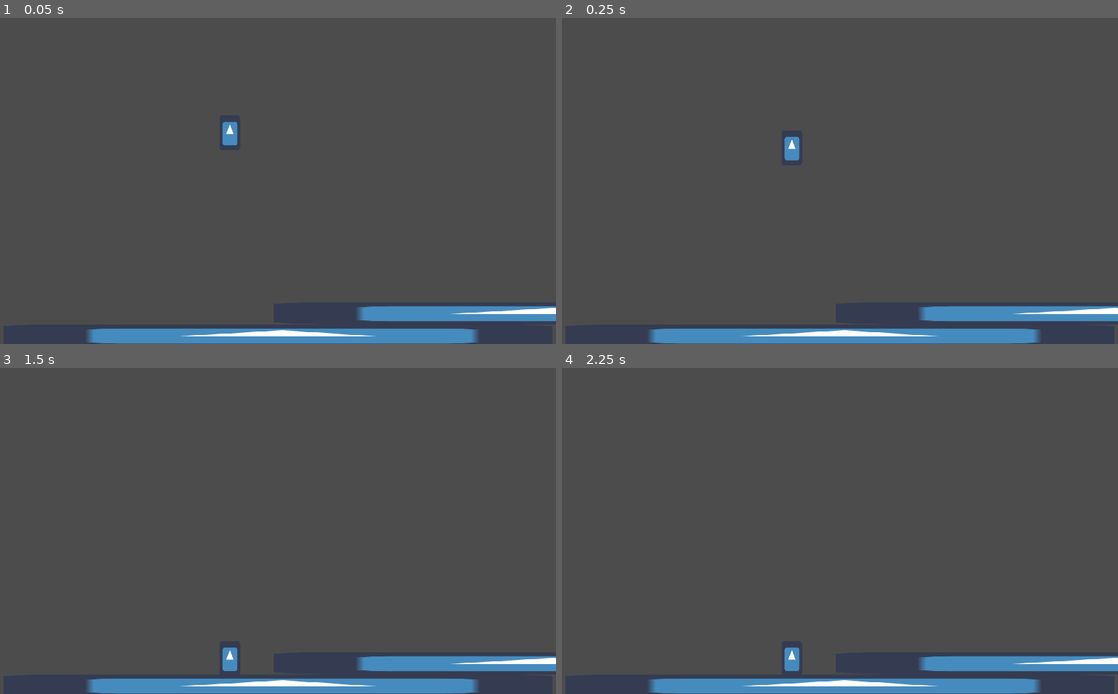
Above: before the commit, frames 1-4 (two rows, left to right).
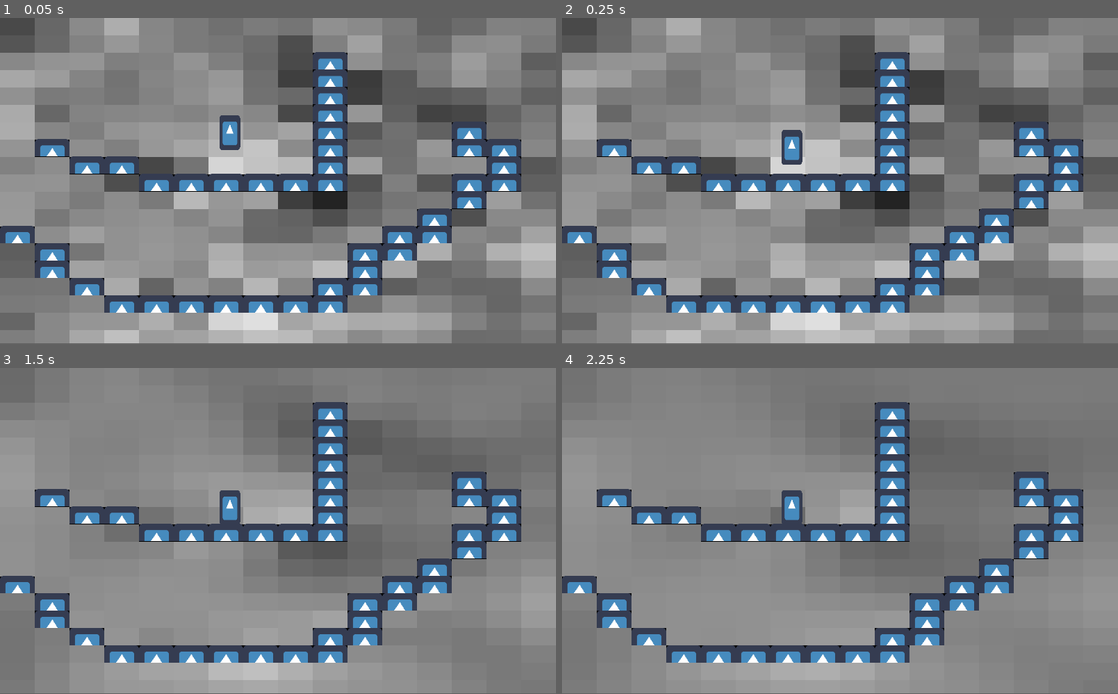
Above: after the commit, the same moments.

Repository: Pandaqi/The-Holy-Treenity
Game: Godot game, scene res://Main.tscn
Same seed, same stepped clock (60 frames per second), same inputs: the game is played once before the commit and once after it. The engine's default icon, where the game draws it, is replaced by a stand-in: a white triangle on a blue panel in a dark square.
Inputs:
- Up to frame 1 (0.05 s): no input
- Up to frame 2 (0.25 s): no input
- Up to frame 3 (1.5 s): no input
- Up to frame 4 (2.25 s): tap Enter at 2 s
In our replay, the window is 800x469 before the commit and 800x468 after it. These sizes can differ from the game's own. Grey fills any space a smaller window leaves; there, only what the larger window draws over its background counts as a difference.

The runs differ from the first frame. In frame 1, 80% of the frame differs, in the area x 0-100%, y 0-100%; in frame 2, 80%; in frame 3, 88%; in frame 4, 91%.

Commit message:
Cellular automata (multi-thread), tilemap, better trees
Added cellular automata: currently only tracks oxygen levels, but should be easy to extend to e.g. heat

Displays it as a sprite on the background.

Added tilemap and made player function with it.

Also, trees grow when you shoot them, and their collision testing is (mostly) how I want it.

Diff:
--- a/Bullets/Tree.tscn
+++ b/Bullets/Tree.tscn
@@ -6,16 +6,18 @@
 [sub_resource type="RectangleShape2D" id=1]
 extents = Vector2( 5, 2.5 )
 
-[node name="Tree" type="RigidBody2D"]
+[node name="Tree" type="RigidBody2D" groups=[
+"OxygenGivers",
+]]
 collision_layer = 3
 collision_mask = 3
-continuous_cd = 1
+continuous_cd = 2
 contacts_reported = 1
 contact_monitor = true
 script = ExtResource( 1 )
 
 [node name="Sprite" type="Sprite" parent="."]
-scale = Vector2( 1.24526, 0.613409 )
+scale = Vector2( 0.15, 0.075 )
 texture = ExtResource( 2 )
 
 [node name="CollisionShape2D" type="CollisionShape2D" parent="."]
--- /dev/null
+++ b/CellularAutomataThread.tscn
@@ -0,0 +1,6 @@
+[gd_scene load_steps=2 format=2]
+
+[ext_resource path="res://Scripts/CellularAutomataThread.gd" type="Script" id=1]
+
+[node name="Semaphore" type="Node"]
+script = ExtResource( 1 )
--- a/Main.tscn
+++ b/Main.tscn
@@ -1,59 +1,88 @@
-[gd_scene load_steps=7 format=2]
+[gd_scene load_steps=11 format=2]
 
-[ext_resource path="res://icon.png" type="Texture" id=1]
-[ext_resource path="res://Scripts/Player.gd" type="Script" id=2]
+[ext_resource path="res://Scripts/CellularAutomata.gd" type="Script" id=1]
+[ext_resource path="res://CellularAutomataThread.tscn" type="PackedScene" id=2]
+[ext_resource path="res://Tileset-Modified.tres" type="TileSet" id=3]
+[ext_resource path="res://Scripts/Player.gd" type="Script" id=4]
+[ext_resource path="res://icon.png" type="Texture" id=5]
 
-[sub_resource type="RectangleShape2D" id=1]
-extents = Vector2( 500, 20 )
+[sub_resource type="Shader" id=5]
+code = "shader_type canvas_item;
 
-[sub_resource type="PhysicsMaterial" id=4]
+uniform sampler2D grid_tex;
+
+void fragment() {
+	// convert UV coordinates to screen
+	// this is in PIXELS
+	vec2 uv_to_screen = vec2( UV.x * 1024.0, UV.y * 600.0);
+
+	// now convert these back to tilemap coordinates
+	// this is in INDICES
+	vec2 screen_to_map = vec2( floor(uv_to_screen.x / 64.0), floor(uv_to_screen.y / 32.0) );
+
+	// and convert this back to a UV => divide by total pixel size of texture
+	// (add 0.5 to be in the center of the pixel we want; if we don't do this, we pick the value at the edge, which will lead to unpredictable resutls)
+	vec2 pixel_size = 1.0 / vec2(textureSize(grid_tex, 0));
+	vec2 map_to_uv = vec2( (screen_to_map.x + 0.5) * pixel_size.x, (screen_to_map.y + 0.5) * pixel_size.y);
+
+	// set color based on cellular automaton texture
+	COLOR = texture(grid_tex, map_to_uv);
+}"
+
+[sub_resource type="ShaderMaterial" id=6]
+shader = SubResource( 5 )
+
+[sub_resource type="PhysicsMaterial" id=2]
 friction = 0.0
 
-[sub_resource type="CapsuleShape2D" id=5]
+[sub_resource type="CapsuleShape2D" id=3]
 radius = 20.0
 
-[sub_resource type="RectangleShape2D" id=3]
+[sub_resource type="RectangleShape2D" id=4]
 extents = Vector2( 15, 5 )
 
 [node name="Node2D" type="Node2D"]
 
-[node name="StaticBody2D" type="StaticBody2D" parent="."]
-position = Vector2( 512.329, 584.406 )
+[node name="CanvasLayer" type="CanvasLayer" parent="."]
+layer = -1
+
+[node name="Control" type="Control" parent="CanvasLayer"]
+anchor_right = 1.0
+anchor_bottom = 1.0
+
+[node name="ColorRect" type="ColorRect" parent="CanvasLayer/Control"]
+material = SubResource( 6 )
+anchor_right = 1.0
+anchor_bottom = 1.0
+script = ExtResource( 1 )
+
+[node name="Semaphore" parent="CanvasLayer/Control/ColorRect" instance=ExtResource( 2 )]
+
+[node name="TileMap" type="TileMap" parent="."]
+position = Vector2( 0, -1 )
+tile_set = ExtResource( 3 )
+cell_size = Vector2( 64, 32 )
 collision_layer = 3
 collision_mask = 3
+format = 1
+tile_data = PoolIntArray( 131081, 0, 0, 196617, 0, 0, 262153, 0, 0, 327689, 0, 0, 393225, 0, 0, 393229, 0, 0, 458753, 0, 0, 458761, 0, 0, 458765, 0, 0, 458766, 0, 0, 524290, 0, 0, 524291, 0, 0, 524297, 0, 0, 524302, 0, 0, 589828, 0, 0, 589829, 0, 0, 589830, 0, 0, 589831, 0, 0, 589832, 0, 0, 589833, 0, 0, 589837, 0, 0, 589838, 0, 0, 655373, 0, 0, 720908, 0, 0, 786432, 0, 0, 786443, 0, 0, 786444, 0, 0, 851969, 0, 0, 851978, 0, 0, 851979, 0, 0, 917505, 0, 0, 917514, 0, 0, 983042, 0, 0, 983049, 0, 0, 983050, 0, 0, 1048579, 0, 0, 1048580, 0, 0, 1048581, 0, 0, 1048582, 0, 0, 1048583, 0, 0, 1048584, 0, 0, 1048585, 0, 0 )
 
-[node name="Sprite" type="Sprite" parent="StaticBody2D"]
-scale = Vector2( 15.8, 0.646357 )
-texture = ExtResource( 1 )
-
-[node name="CollisionShape2D" type="CollisionShape2D" parent="StaticBody2D"]
-shape = SubResource( 1 )
-
-[node name="StaticBody2D2" type="StaticBody2D" parent="."]
-position = Vector2( 1010.22, 543.353 )
-collision_layer = 3
-collision_mask = 3
-
-[node name="Sprite" type="Sprite" parent="StaticBody2D2"]
-scale = Vector2( 15.8, 0.646357 )
-texture = ExtResource( 1 )
-
-[node name="CollisionShape2D" type="CollisionShape2D" parent="StaticBody2D2"]
-shape = SubResource( 1 )
-
-[node name="Player" type="RigidBody2D" parent="."]
+[node name="Player" type="RigidBody2D" parent="." groups=[
+"OxygenTakers",
+"Players",
+]]
 position = Vector2( 423.269, 210.526 )
 mode = 2
-physics_material_override = SubResource( 4 )
+physics_material_override = SubResource( 2 )
 gravity_scale = 10.0
-script = ExtResource( 2 )
+script = ExtResource( 4 )
 
 [node name="Sprite" type="Sprite" parent="Player"]
 scale = Vector2( 0.6, 1 )
-texture = ExtResource( 1 )
+texture = ExtResource( 5 )
 
 [node name="CollisionShape2D" type="CollisionShape2D" parent="Player"]
-shape = SubResource( 5 )
+shape = SubResource( 3 )
 
 [node name="Area2D" type="Area2D" parent="Player"]
 position = Vector2( 0, 35 )
--- /dev/null
+++ b/Scripts/CellularAutomata.gd
@@ -0,0 +1,56 @@
+extends Node
+
+var generation_timer
+
+onready var tilemap = get_node("/root/Node2D/TileMap")
+
+func _ready():
+	# Initialize timer
+	generation_timer = Timer.new()
+	add_child(generation_timer)
+
+	generation_timer.connect("timeout",self,"new_generation")
+	generation_timer.set_one_shot(false)
+	generation_timer.set_wait_time(0.5)
+	generation_timer.start()
+
+func new_generation():
+	# players add pressure, for now
+	var impulses = []
+	for obj in get_tree().get_nodes_in_group("OxygenGivers"):
+		impulses.append( [tilemap.world_to_map(obj.get_position()), 0.2] )
+
+	for obj in get_tree().get_nodes_in_group("OxygenTakers"):
+		impulses.append( [tilemap.world_to_map(obj.get_position()), -0.2] )
+
+	get_node("Semaphore").calculate_new_grid(impulses)
+
+func update_texture(grid, MAP_SIZE):
+	# Display the grid inside a texture
+	# Create an Image
+	var texture = Image.new()
+	texture.create(MAP_SIZE.x, MAP_SIZE.y , Image.FORMAT_RGB8, 0)
+	texture.lock()
+
+	# Fill the texture with the right values for each grid cell
+	for y in range(MAP_SIZE.y):
+		for x in range(MAP_SIZE.x):
+			var val = grid[y][x]
+
+			if val < 0:
+				val = 0
+
+			texture.set_pixel(x, y, Color(val, val, val))
+
+	texture.unlock()
+
+	# Convert Image to ImageTexture
+	var image_tex = ImageTexture.new()
+	image_tex.create_from_image(texture)
+
+	# Hand texture to the shader
+	self.material.set_shader_param("grid_tex", image_tex)
+
+	# Add texture to the sprite
+#	var sprite = get_node("Sprite")
+#	sprite.set_texture(image_tex)
--- /dev/null
+++ b/Scripts/CellularAutomataThread.gd
@@ -0,0 +1,165 @@
+extends Node
+
+var counter = 0
+var mutex
+var semaphore
+var thread
+var exit_thread = false
+
+var grid = []
+export (Vector2) var MAP_SIZE = Vector2(32, 32)
+
+# The thread will start here.
+func _ready():
+
+	###
+	# Grid creation
+	###
+
+	randomize()
+
+	# Create a random 2D grid (values between 0 and 1)
+	grid.resize(MAP_SIZE.y)
+
+	var tilemap = get_node("/root/Node2D/TileMap")
+
+	for y in range(MAP_SIZE.y):
+		grid[y] = []
+		grid[y].resize(MAP_SIZE.x)
+		for x in range(MAP_SIZE.x):
+			grid[y][x] = rand_range(0,1)
+
+			# Check if there is a block on this tile
+			if tilemap.get_cell(x, y) > -1:
+				grid[y][x] = -1
+
+	###
+	# Thread stuff
+	###
+
+	mutex = Mutex.new()
+	semaphore = Semaphore.new()
+	exit_thread = false
+
+	thread = Thread.new()
+	thread.start(self, "_thread_function")
+
+	###
+	# Perform single grid calculation
+	###
+	calculate_new_grid([])
+
+func _thread_function(userdata):
+	while true:
+		semaphore.wait() # Wait until posted.
+
+		# Perform grid calculations
+		new_generation()
+
+		# Return grid
+		get_parent().update_texture(grid, MAP_SIZE)
+
+		###
+		# Thread stuff (... is the counter really necessary? What's it for?)
+		###
+
+		mutex.lock()
+		var should_exit = exit_thread # Protect with Mutex.
+		mutex.unlock()
+
+		if should_exit:
+			break
+
+		mutex.lock()
+		counter += 1 # Increment counter, protect with Mutex.
+		mutex.unlock()
+
+func calculate_new_grid(impulses):
+	# TO DO: Do something with changes given to us
+
+	# For each impulse, set pressure to 1.0
+	for imp in impulses:
+		var cell = imp[0]
+		var change = imp[1]
+		var cur_val = grid[cell.y][cell.x]
+
+		grid[cell.y][cell.x] = clamp(cur_val + change, 0.0, 1.0)
+
+	semaphore.post() # tell thread to update
+
+func new_generation():
+	# create copy of the previous generation
+	var old_grid = grid.duplicate(true)
+
+	# create new generation for cellular automata
+	# loop through all cells ...
+	for y in range(MAP_SIZE.y):
+		for x in range(MAP_SIZE.x):
+			# for this cell, loop through neighbours ...
+			var cur_cell = Vector2(x,y)
+			var old_val = old_grid[y][x]
+			var cur_val = old_grid[y][x]
+
+			# if we're impenetrable, don't consider us
+			if cur_val < 0:
+				continue
+
+			for a in range(-1,2):
+				for b in range(-1,2):
+					if a == 0 and b == 0:
+						continue
+
+					# get neighbour cell
+					var neighbour = cur_cell + Vector2(a,b)
+
+					# wrap values around the edges
+					if neighbour.x >= MAP_SIZE.x: neighbour.x -= MAP_SIZE.x
+					if neighbour.x < 0: neighbour.x += MAP_SIZE.x
+					if neighbour.y >= MAP_SIZE.y: neighbour.y -= MAP_SIZE.y
+					if neighbour.y < 0: neighbour.y += MAP_SIZE.y
+
+					# get value that belongs to this neighbour
+					var neighbour_val = old_grid[neighbour.y][neighbour.x]
+
+					# if this neighbour is impenetrable, don't consider it
+					if neighbour_val < 0:
+						continue
+
+					# get the pressure difference between cells
+					#  => if the other cell has lower pressure, we should remove some of our own
+					#  => if the other cel has higher pressure, we should add something to our own
+					# NOTE: we must make sure that we remove/add the same value on both sides
+					cur_val += 0.1 * (neighbour_val - old_val)
+
+			# clamp the value between 0 and 1
+			cur_val = clamp(cur_val, 0.0, 1.0)
+
+			# finally add the new value into the NEW grid
+			grid[y][x] = cur_val
+
+func increment_counter():
+	semaphore.post() # Make the thread process.
+
+func get_counter():
+	mutex.lock()
+
+	# Copy counter, protect with Mutex.
+	var counter_value = counter
+	mutex.unlock()
+	return counter_value
+
+# Thread must be disposed (or "joined"), for portability.
+func _exit_tree():
+	# Set exit condition to true.
+	mutex.lock()
+	exit_thread = true # Protect with Mutex.
+	mutex.unlock()
+
+	# Unblock by posting.
+	semaphore.post()
+
+	# Wait until it exits.
+	thread.wait_to_finish()
+
+	# Print the counter.
+	print("Counter is: ", counter)
--- a/Scripts/Player.gd
+++ b/Scripts/Player.gd
@@ -76,11 +76,13 @@
 	if dir == Vector2.ZERO:
 		dir = transform[0]
 
+	dir = dir.normalized()
+
 	# create a new tree
 	var new_tree = tree_bullet.instance()
 
 	# rotate it to face the direction it's flying in
-	var angle = acos( dir.normalized().dot(Vector2(1,0)) )
+	var angle = acos( dir.dot(Vector2(1,0)) )
 	new_tree.set_rotation(-angle)
 
 	# position it just outside of our player rectangle
@@ -94,10 +96,10 @@
 	# BUG:
 	# Shooting sideways generates the wrong angles?
 
-	new_tree.set_position( get_position() + dir.normalized() * (tree_size + player_size))
+	new_tree.set_position( get_position() + dir * (tree_size + player_size))
 
 	# add impulse to tree
-	new_tree.apply_central_impulse(dir * 10)
+	new_tree.apply_central_impulse(dir * 500)
 
 	# finally, add tree to the world
 	get_node("/root/Node2D").call_deferred("add_child", new_tree)
--- a/Scripts/Tree.gd
+++ b/Scripts/Tree.gd
@@ -37,33 +37,38 @@
 	# Slowly scale the collision shape upwards
 	# TO DO: Also scale the sprite
 	var old_scale = $CollisionShape2D.shape.get_extents()
+	var scale_speed = 1.1
 	if old_scale.x <= 40:
-		$CollisionShape2D.shape.set_extents(old_scale * 1.05)
+		$Sprite.set_scale( $Sprite.get_scale() * scale_speed)
+		$CollisionShape2D.shape.set_extents(old_scale * scale_speed)
 
 	# Check for collisions
 	if not turned_static:
 		for i in range(state.get_contact_count()):
 			var contact_pos = state.get_contact_local_position(i)
 
-			print(contact_pos)
-
 			fix_tree( contact_pos, state.get_contact_collider_object(i) )
 
 func fix_tree(pos, body):
 	print("Hit something")
 
-	# TO DO: Check if it's actually something we can attach to
-	#  => If so, set mode to static
-	#  => If not, bounce off!
+	# TO DO:
+	# Replace it with a STATIC body, with the same size
+
+	# Quickly create a body to attach to
+	var temp_body = StaticBody2D.new()
+
+	temp_body.set_position(pos)
+	get_node("/root/Node2D").add_child(temp_body)
 
 	# Create joint
 	var pin_joint = PinJoint2D.new()
 
 	pin_joint.set_position( pos )
 
-	pin_joint.set_node_a(body.get_path())
-	pin_joint.set_node_b(self.get_path())
-	pin_joint.disable_collision = false
+	pin_joint.set_node_a(self.get_path())
+	pin_joint.set_node_b(temp_body.get_path())
+	pin_joint.disable_collision = true
 	pin_joint.bias = 0.2
 
 	get_node("/root/Node2D").add_child(pin_joint)
--- /dev/null
+++ b/TestingCellularAutomata.tscn
@@ -0,0 +1,10 @@
+[gd_scene load_steps=2 format=2]
+
+[ext_resource path="res://Scripts/CellularAutomata.gd" type="Script" id=1]
+
+[node name="Node2D" type="Node2D"]
+script = ExtResource( 1 )
+
+[node name="Sprite" type="Sprite" parent="."]
+scale = Vector2( 3, 3 )
+centered = false
--- /dev/null
+++ b/Tileset-Modified.tres
@@ -0,0 +1,24 @@
+[gd_resource type="TileSet" load_steps=3 format=2]
+
+[ext_resource path="res://icon.png" type="Texture" id=1]
+
+[sub_resource type="RectangleShape2D" id=1]
+extents = Vector2( 32, 16 )
+
+[resource]
+0/name = "BasicTile"
+0/texture = ExtResource( 1 )
+0/tex_offset = Vector2( 0, 0 )
+0/modulate = Color( 1, 1, 1, 1 )
+0/region = Rect2( 0, 0, 64, 32 )
+0/tile_mode = 0
+0/occluder_offset = Vector2( 32, 16 )
+0/navigation_offset = Vector2( 32, 16 )
+0/shapes = [ {
+"autotile_coord": Vector2( 0, 0 ),
+"one_way": false,
+"one_way_margin": 1.0,
+"shape": SubResource( 1 ),
+"shape_transform": Transform2D( 1, 0, 0, 1, 32, 16 )
+} ]
+0/z_index = 0
--- /dev/null
+++ b/Tileset.tres
@@ -0,0 +1,24 @@
+[gd_resource type="TileSet" load_steps=3 format=2]
+
+[ext_resource path="res://icon.png" type="Texture" id=1]
+
+[sub_resource type="RectangleShape2D" id=1]
+extents = Vector2( 32, 16 )
+
+[resource]
+0/name = "BasicTile"
+0/texture = ExtResource( 1 )
+0/tex_offset = Vector2( 0, 0 )
+0/modulate = Color( 1, 1, 1, 1 )
+0/region = Rect2( 0, 0, 64, 32 )
+0/tile_mode = 0
+0/occluder_offset = Vector2( 32, 16 )
+0/navigation_offset = Vector2( 32, 16 )
+0/shapes = [ {
+"autotile_coord": Vector2( 0, 0 ),
+"one_way": false,
+"one_way_margin": 1.0,
+"shape": SubResource( 1 ),
+"shape_transform": Transform2D( 1, 0, 0, 1, 32, 16 )
+} ]
+0/z_index = 0
--- /dev/null
+++ b/Tileset.tscn
@@ -0,0 +1,20 @@
+[gd_scene load_steps=3 format=2]
+
+[ext_resource path="res://icon.png" type="Texture" id=1]
+
+[sub_resource type="RectangleShape2D" id=1]
+extents = Vector2( 32, 16 )
+
+[node name="Node2D" type="Node2D"]
+
+[node name="BasicTile" type="Sprite" parent="."]
+texture = ExtResource( 1 )
+region_enabled = true
+region_rect = Rect2( 0, 0, 64, 32 )
+
+[node name="StaticBody" type="StaticBody2D" parent="BasicTile"]
+collision_layer = 3
+collision_mask = 3
+
+[node name="CollisionShape2D" type="CollisionShape2D" parent="BasicTile/StaticBody"]
+shape = SubResource( 1 )
--- a/project.godot
+++ b/project.godot
@@ -21,11 +21,10 @@
 
 [display]
 
-window/size/resizable=false
 window/size/test_width=1024
 window/size/test_height=600
 window/stretch/mode="2d"
-window/stretch/aspect="expand"
+window/stretch/aspect="keep"
 
 [input]
 
Not shown: 1 places in Main.tscn that only renumber resources
